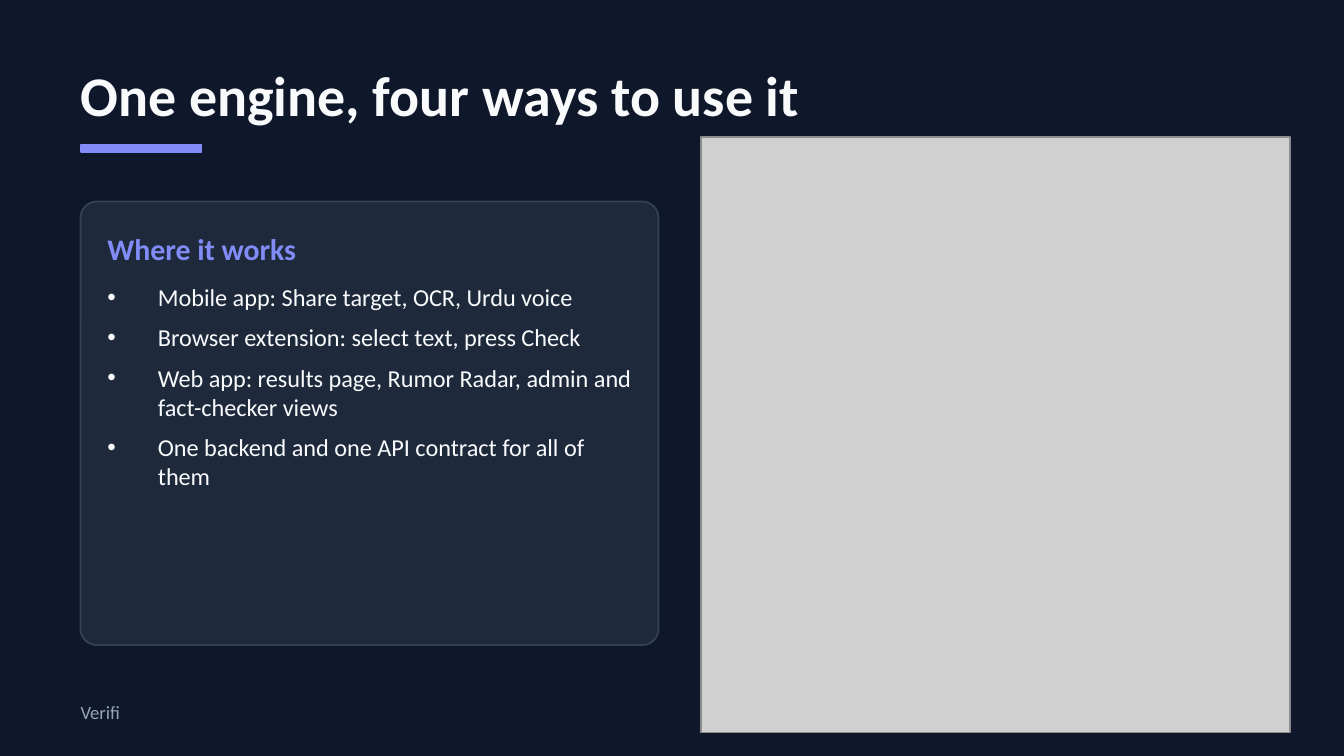
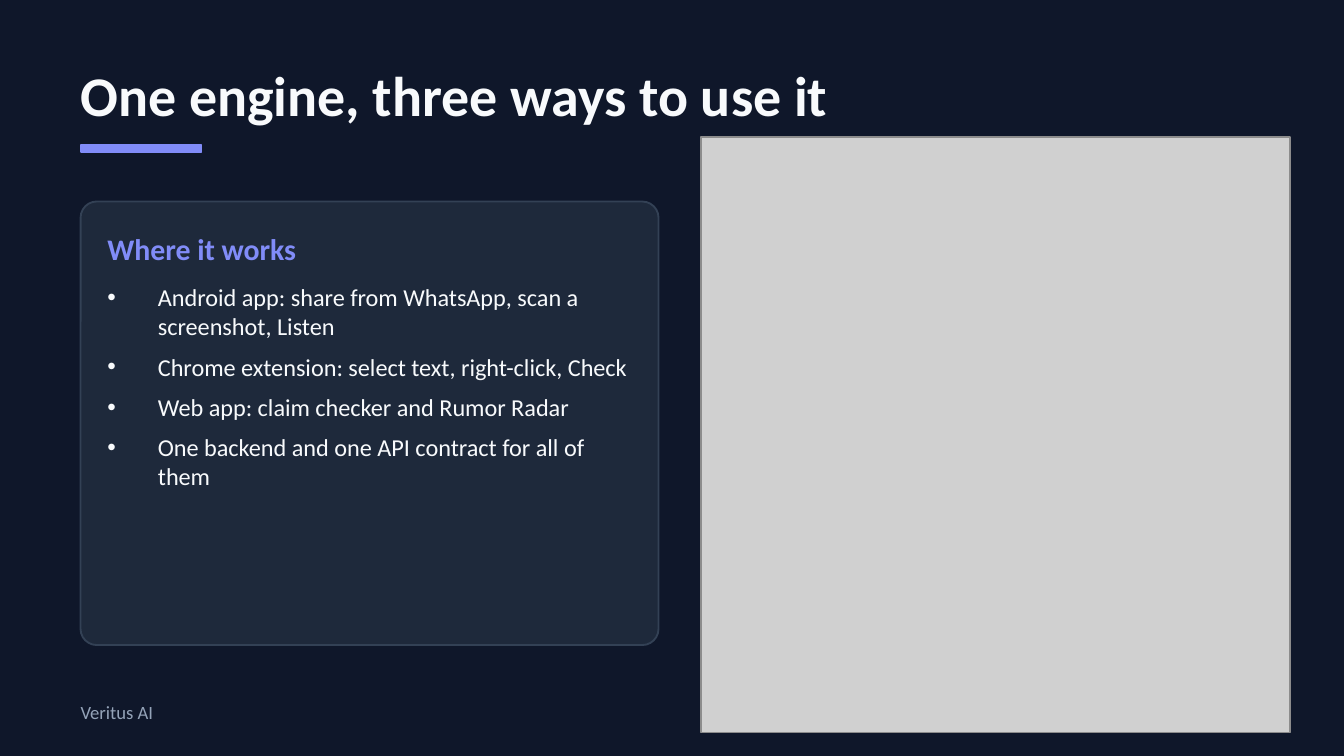
Before and after one commit to Ghunain43/Verirfi, a slide deck: slide 4 of docs/pitch-deck.pptx. Drawn at 1344x756 pixels with LibreOffice and Linux fonts; fonts in the diff are those of the drawing; grey boxes stand for pictures. Boxes give left, top, right and bottom in pixels: in the first picture for what was removed or moved away, otherwise in the second. Text is boxed around its words. In the diff, an @@ line names an element or a change of style, - is before the commit and + after.

```diff
--- a/docs/pitch-deck.pptx
+++ b/docs/pitch-deck.pptx
@@ text at <box>81,76,827,126</box>: text changed @@
-One engine, four ways to use it
+One engine, three ways to use it
@@ text at <box>158,289,627,420</box>: text changed @@
-• Mobile app: Share target, OCR, Urdu voice
-• Browser extension: select text, press Check
-• Web app: results page, Rumor Radar, admin and fact-checker views
+• Android app: share from WhatsApp, scan a screenshot, Listen
+• Chrome extension: select text, right-click, Check
+• Web app: claim checker and Rumor Radar
@@ text at <box>81,706,153,719</box>: text changed @@
-Verifi
+Veritus AI
```
Also in this commit, not shown: 6 other slides changed, 6 other files.
